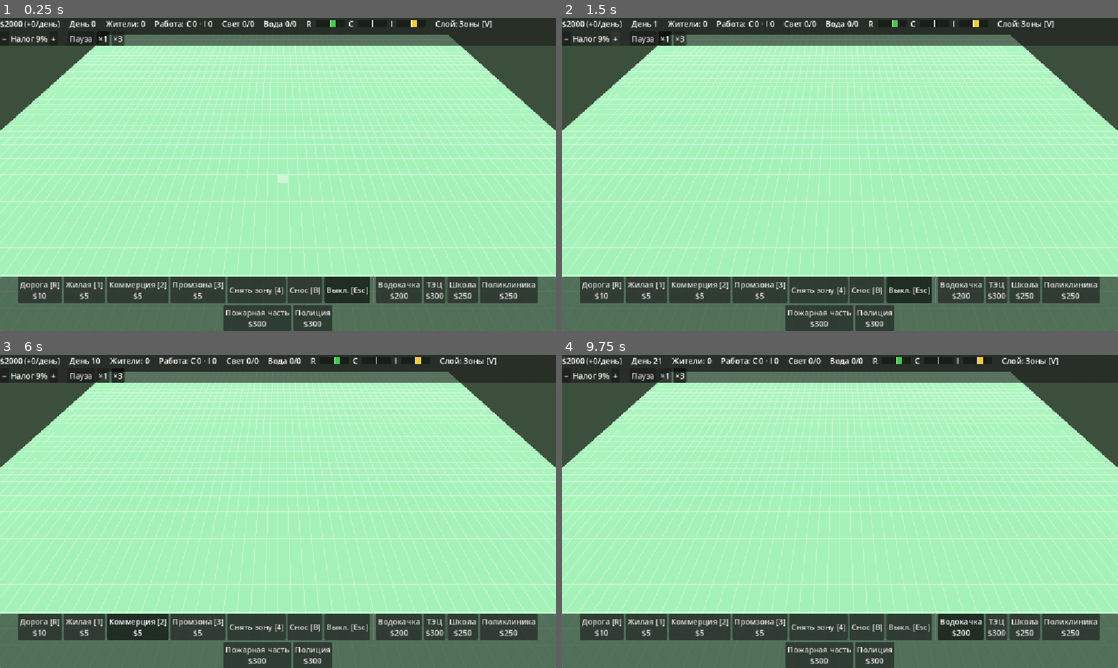
Above: before the commit, frames 1-4 (two rows, left to right).
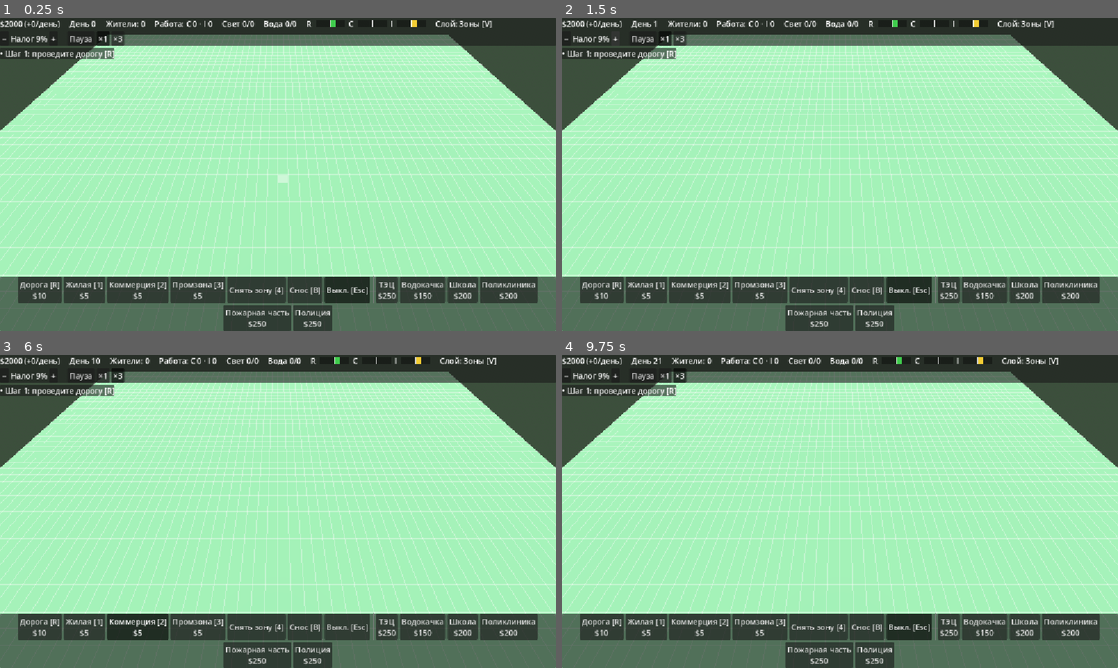
Above: after the commit, the same moments.

Repository: OmakJack/mygame
Game: Godot game, scene res://scenes/main.tscn
Two runs of this game, one before a commit and one after it. Both use one fixed random seed, a clock stepped at 60 frames per second and the inputs below.
Inputs (mouse positions are in pixels of both pictures, inside the frame that each line leads up to):
- Up to frame 1 (0.25 s): no input
- Up to frame 2 (1.5 s): click "−" at 0.5 s; click "+" at 1.25 s
- Up to frame 3 (6 s): click "Пауза" at 2 s; click "×1" at 2.75 s; click "×3" at 3.5 s; click "Дорога [R] $10" at 4.25 s; click "Жилая [1] $5" at 5 s; click "Коммерция [2] $5" at 5.75 s
- Up to frame 4 (9.75 s): click "Промзона [3] $5" at 6.5 s; click "Снять зону [4]" at 7.25 s; click "Снос [B]" at 8 s; click "Выкл. [Esc]" at 8.75 s; click (962, 627) at 9.5 s, where only the run before the commit has a clickable "Водокачка $200"

The runs differ from the first frame. In frame 1, 1.1% of the frame differs, in the area x 0-93%, y 9-99%; in frame 2, 1.1%; in frame 3, 1.1%; in frame 4, 1.1%.

Commit message:
Правки по ревью Argon 006 и баланс, фаза 6 закрыта
Co-Authored-By: Claude Opus 5.5 <noreply@anthropic.com>

Diff:
--- a/data/buildings/fire_01.tres
+++ b/data/buildings/fire_01.tres
@@ -7,8 +7,8 @@
 id = &"fire_01"
 display_name = "Пожарная часть"
 zone = 0
-cost = 300
-upkeep = 10
+cost = 250
+upkeep = 8
 power_supply = 0
 water_supply = 0
 power_use = 2
--- a/data/buildings/health_01.tres
+++ b/data/buildings/health_01.tres
@@ -7,8 +7,8 @@
 id = &"health_01"
 display_name = "Поликлиника"
 zone = 0
-cost = 250
-upkeep = 8
+cost = 200
+upkeep = 5
 power_supply = 0
 water_supply = 0
 power_use = 2
--- a/data/buildings/police_01.tres
+++ b/data/buildings/police_01.tres
@@ -7,8 +7,8 @@
 id = &"police_01"
 display_name = "Полиция"
 zone = 0
-cost = 300
-upkeep = 10
+cost = 250
+upkeep = 8
 power_supply = 0
 water_supply = 0
 power_use = 2
--- a/data/buildings/power_plant_01.tres
+++ b/data/buildings/power_plant_01.tres
@@ -7,8 +7,8 @@
 id = &"power_plant_01"
 display_name = "ТЭЦ"
 zone = 0
-cost = 300
-upkeep = 10
+cost = 250
+upkeep = 6
 power_supply = 100
 water_supply = 0
 power_use = 0
--- a/data/buildings/school_01.tres
+++ b/data/buildings/school_01.tres
@@ -7,8 +7,8 @@
 id = &"school_01"
 display_name = "Школа"
 zone = 0
-cost = 250
-upkeep = 8
+cost = 200
+upkeep = 5
 power_supply = 0
 water_supply = 0
 power_use = 2
--- a/data/buildings/water_tower_01.tres
+++ b/data/buildings/water_tower_01.tres
@@ -7,8 +7,8 @@
 id = &"water_tower_01"
 display_name = "Водокачка"
 zone = 0
-cost = 200
-upkeep = 6
+cost = 150
+upkeep = 4
 power_supply = 0
 water_supply = 100
 power_use = 2
--- a/scripts/grid/zone_visualizer.gd
+++ b/scripts/grid/zone_visualizer.gd
@@ -172,6 +172,10 @@
 	if data == null:
 		return CLEAR
 	if (data.power_supply if power else data.water_supply) > 0:
+		# Станция работает, если есть дорога; водокачке ещё нужен свет.
+		var working: bool = grid.has_road_access(cell) and (power or building.powered)
+		if not working:
+			return UNSERVED
 		return POWER_SOURCE if power else WATER_SOURCE
 	if (data.power_use if power else data.water_use) == 0:
 		return CLEAR
--- a/scripts/simulation/economy.gd
+++ b/scripts/simulation/economy.gd
@@ -15,7 +15,7 @@
 const MIN_TAX_RATE: int = 0
 const MAX_TAX_RATE: int = 20
 ## Доход за день = (жители + рабочие места) · налог(%) · TAX_FACTOR.
-const TAX_FACTOR: float = 0.01
+const TAX_FACTOR: float = 0.015
 
 
 static func can_afford(amount: int) -> bool:
--- a/scripts/simulation/growth.gd
+++ b/scripts/simulation/growth.gd
@@ -11,6 +11,9 @@
 	if types.is_empty():
 		return CityGrid.NO_CELL
 	var data: BuildingData = types[rng.randi_range(0, types.size() - 1)]
+	# Нет запаса ни в одном компоненте — не перебираем клетки.
+	if not _has_capacity(utilities, data):
+		return CityGrid.NO_CELL
 	var candidates: Array[Vector2i] = []
 	var components: Array[int] = []
 	for cell: Vector2i in grid.zoned_empty_cells[zone_type]:
@@ -35,3 +38,11 @@
 	utilities.spare_power[component] -= data.power_use
 	utilities.spare_water[component] -= data.water_use
 	return cell
+
+
+static func _has_capacity(utilities: Utilities, data: BuildingData) -> bool:
+	for component: int in utilities.spare_power:
+		var enough_water: bool = utilities.spare_water.get(component, 0) >= data.water_use
+		if utilities.spare_power[component] >= data.power_use and enough_water:
+			return true
+	return false
--- a/scripts/simulation/services.gd
+++ b/scripts/simulation/services.gd
@@ -5,8 +5,8 @@
 
 ## С какого населения служба нужна городу.
 const REQUIRED_FROM: Dictionary[BuildingData.Service, int] = {
-	BuildingData.Service.SCHOOL: 100,
-	BuildingData.Service.HEALTH: 200,
+	BuildingData.Service.SCHOOL: 150,
+	BuildingData.Service.HEALTH: 250,
 	BuildingData.Service.FIRE: 350,
 	BuildingData.Service.POLICE: 500,
 }
--- a/scripts/simulation/simulation.gd
+++ b/scripts/simulation/simulation.gd
@@ -8,6 +8,8 @@
 const ABANDON_TICKS: int = 3
 ## Через сколько тиков без света или воды дом сносится (дольше — чтобы игрок успел поставить станцию).
 const UTILITY_ABANDON_TICKS: int = 10
+## Во сколько раз шанс роста больше спроса.
+const GROWTH_CHANCE_FACTOR: float = 2.0
 
 var _rng := RandomNumberGenerator.new()
 ## Идёт тик: свой же cells_changed не пересчитываем второй раз.
@@ -77,7 +79,8 @@
 		grid.remove_building(id)
 
 
-## Шанс вырасти дому зоны на тике = спрос этой зоны.
+## Шанс вырасти дому зоны на тике = min(1, спрос · GROWTH_CHANCE_FACTOR):
+## при нормальном спросе — каждый тик, при просадке (налог, нет служб) — плавно реже.
 func _grow(grid: CityGrid, changed: Array[Vector2i]) -> void:
 	var demands: Dictionary[CityGrid.Zone, float] = {
 		CityGrid.Zone.RESIDENTIAL: GameState.demand_r,
@@ -85,7 +88,8 @@
 		CityGrid.Zone.INDUSTRIAL: GameState.demand_i,
 	}
 	for zone_type: CityGrid.Zone in demands:
-		if _rng.randf() >= demands[zone_type]:
+		var chance: float = clampf(demands[zone_type] * GROWTH_CHANCE_FACTOR, 0.0, 1.0)
+		if _rng.randf() >= chance:
 			continue
 		var cell: Vector2i = Growth.grow_one(grid, zone_type, _rng, GameState.network, GameState.utilities)
 		if cell != CityGrid.NO_CELL:
--- a/scripts/tools/build_tool.gd
+++ b/scripts/tools/build_tool.gd
@@ -78,7 +78,7 @@
 
 func _process(_delta: float) -> void:
 	# В режиме постановки курсор краснеет там, куда поставить нельзя.
-	if mode == Mode.PLACE and not _dragging and cursor.has_cell:
+	if mode == Mode.PLACE and cursor.has_cell:
 		cursor.set_color(CURSOR_COLORS[mode] if _can_place(cursor.hovered_cell) else INVALID_COLOR)
 	if not _dragging or not cursor.has_ground_hit:
 		return
@@ -222,7 +222,8 @@
 
 ## Ставит служебное здание: стирает зону клетки, фасад к дороге, списывает цену.
 func _apply_place(grid: CityGrid) -> void:
-	if _drag_cells.is_empty() or not _can_place(_drag_cells[0]):
+	# Одно здание ставим только туда, где виден курсор: отпускание над панелью UI — отмена.
+	if not cursor.has_cell or _drag_cells.is_empty() or not _can_place(_drag_cells[0]):
 		return
 	var cell: Vector2i = _drag_cells[0]
 	var data: BuildingData = BuildingCatalog.get_type(place_type)
--- a/scripts/ui/hints.gd
+++ b/scripts/ui/hints.gd
@@ -22,6 +22,12 @@
 	var zoned: int = 0
 	for cells: Dictionary in grid.zoned_empty_cells.values():
 		zoned += cells.size()
+	# Пустой город: ведём по первым шагам. Станции — раньше зон, чтобы не потратить деньги на зоны.
+	if GameState.population == 0:
+		var step: String = _first_step(grid, utilities, zoned)
+		if not step.is_empty():
+			hints.append(step)
+			return hints
 	if zoned > 0 and (utilities.power_supply == 0 or utilities.water_supply == 0):
 		hints.append("Без света и воды город не растёт: поставьте у дороги ТЭЦ и водокачку")
 	if utilities.unpowered_count > 0:
@@ -45,3 +51,13 @@
 	if hints.size() > MAX_HINTS:
 		hints.resize(MAX_HINTS)
 	return hints
+
+
+static func _first_step(grid: CityGrid, utilities: Utilities, zoned: int) -> String:
+	if grid.road_cells.is_empty():
+		return "Шаг 1: проведите дорогу [R]"
+	if utilities.power_supply == 0 or utilities.water_supply == 0:
+		return "Шаг 2: поставьте у дороги ТЭЦ и водокачку (кнопки внизу)"
+	if zoned == 0:
+		return "Шаг 3: разметьте у дороги жилую [1] и промышленную [3] зоны"
+	return ""
--- a/scripts/ui/hud.gd
+++ b/scripts/ui/hud.gd
@@ -55,8 +55,8 @@
 func _refresh_stats() -> void:
 	var balance: int = GameState.income - GameState.expenses
 	%MoneyLabel.text = "$%d (%+d/день)" % [GameState.money, balance]
-	%MoneyLabel.tooltip_text = "Доход: +$%d/день
-Содержание дорог и служб: −$%d/день" 			% [GameState.income, GameState.expenses]
+	var money_tip: String = "Доход: +$%d/день\nСодержание дорог и служб: −$%d/день"
+	%MoneyLabel.tooltip_text = money_tip % [GameState.income, GameState.expenses]
 	if GameState.money < 0:
 		%MoneyLabel.add_theme_color_override(&"font_color", DEBT_COLOR)
 	else:
@@ -153,13 +153,29 @@
 	for data: BuildingData in types:
 		var button := _make_button("%s
 $%d" % [data.display_name, data.cost])
-		button.tooltip_text = "Содержание: $%d/день" % data.upkeep
+		button.tooltip_text = _service_tooltip(data)
 		var type_id: StringName = data.id
 		button.pressed.connect(func() -> void:
 			Events.building_place_requested.emit(type_id)
 			_sync_tool_buttons())
 		%Tools.add_child(button)
 		_service_buttons[type_id] = button
+
+
+## Цена, содержание, что даёт и потребляет, радиус и с какого населения нужна служба.
+func _service_tooltip(data: BuildingData) -> String:
+	var lines: PackedStringArray = ["Цена: $%d, содержание: $%d/день" % [data.cost, data.upkeep]]
+	if data.power_supply > 0:
+		lines.append("Даёт свет: %d" % data.power_supply)
+	if data.water_supply > 0:
+		lines.append("Даёт воду: %d" % data.water_supply)
+	if data.power_use > 0 or data.water_use > 0:
+		lines.append("Потребляет: свет %d, вода %d" % [data.power_use, data.water_use])
+	if data.service != BuildingData.Service.NONE:
+		var needed_from: int = Services.REQUIRED_FROM.get(data.service, 0)
+		lines.append("Радиус: %d кл.; нужна городу с %d жителей" % [data.service_radius, needed_from])
+	lines.append("Ставится у дороги")
+	return "\n".join(lines)
 
 
 func _make_button(text: String) -> Button:
Not shown, changed: docs/ARCHITECTURE.md
Not shown, changed: docs/CHANGELOG.md
Not shown, added: docs/collab/decisions/006-review-phase-6.md
